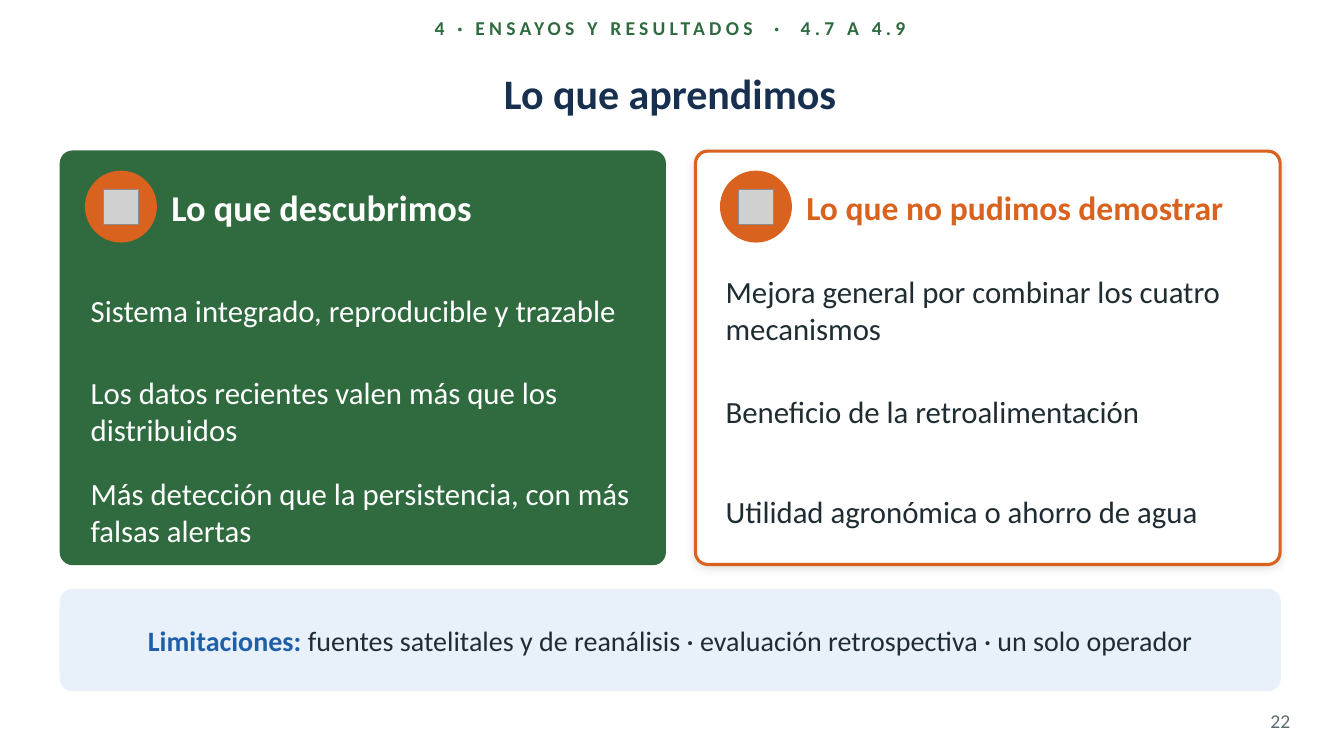
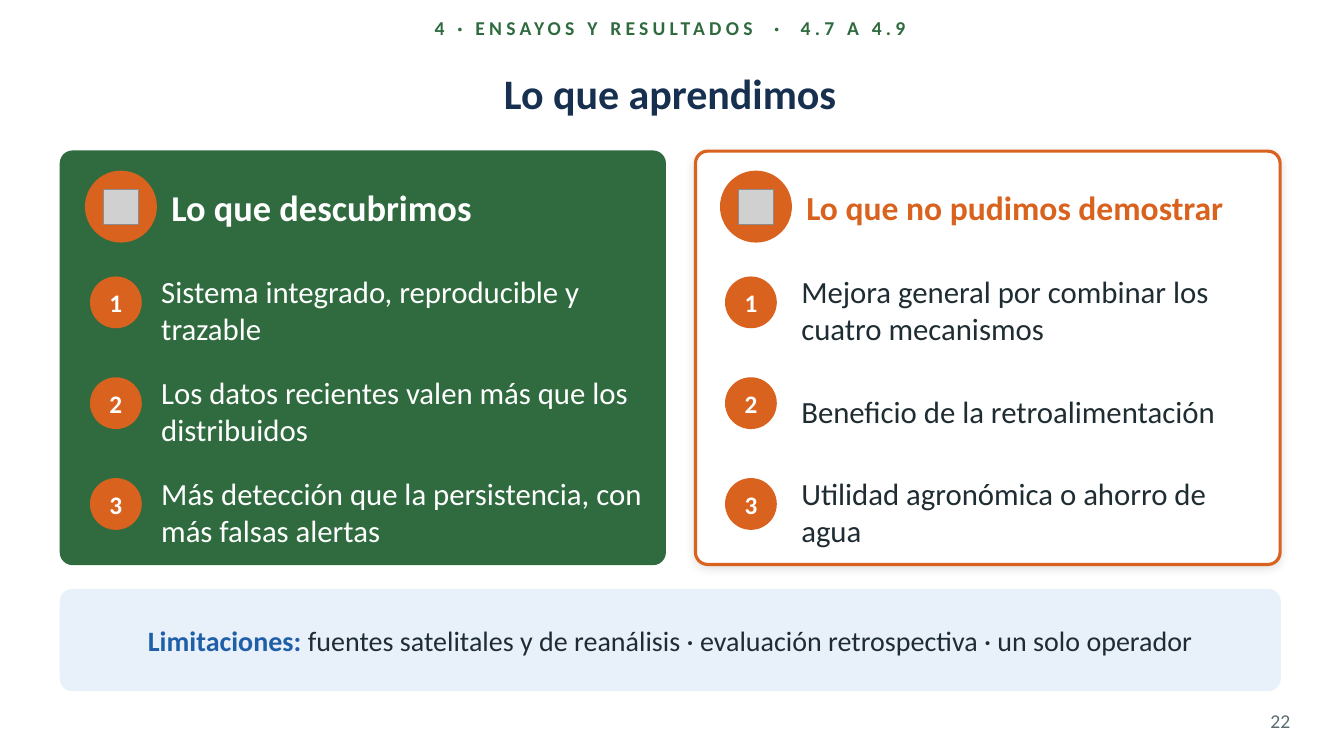
Before and after one commit to gusjrivas/AAI_Hydric_Stress, a slide deck: slide 22 of presentacion/Defensa_Rivas_v5.pptx. Drawn at 1344x756 pixels with LibreOffice and Linux fonts; fonts in the diff are those of the drawing; grey boxes stand for pictures; background and template pictures are left out. Boxes give left, top, right and bottom in pixels: in the first picture for what was removed or moved away, otherwise in the second. Text is boxed around its words. In the diff, an @@ line names an element or a change of style, - is before the commit and + after.

```diff
--- a/presentacion/Defensa_Rivas_v5.pptx
+++ b/presentacion/Defensa_Rivas_v5.pptx
@@ text "Sistema integrado, reproducible y trazable" rewrapped from (x1=91, y1=300, x2=616, y2=328) to (x1=161, y1=281, x2=579, y2=341) @@
@@ text "Mejora general por combinar los ..." rewrapped from (x1=726, y1=281, x2=1220, y2=341) to (x1=801, y1=281, x2=1208, y2=341) @@
@@ ellipse added at (x1=91, y1=277, x2=141, y2=328), fill #D9631E, outline #D9631E 1 pt @@
@@ text added at (x1=109, y1=295, x2=122, y2=312), 18 pt, text #FFFFFF, bold @@
+1
@@ ellipse added at (x1=726, y1=277, x2=776, y2=328), fill #D9631E, outline #D9631E 1 pt @@
@@ text added at (x1=745, y1=295, x2=758, y2=312), 18 pt, text #FFFFFF, bold @@
+1
@@ ellipse added at (x1=91, y1=378, x2=141, y2=429), fill #D9631E, outline #D9631E 1 pt @@
@@ text "Los datos recientes valen más ..." moved from (x1=91, y1=382, x2=557, y2=442) to (x1=161, y1=382, x2=627, y2=442) @@
@@ ellipse added at (x1=726, y1=378, x2=776, y2=429), fill #D9631E, outline #D9631E 1 pt @@
@@ text "Beneficio de la retroalimentación" moved from (x1=726, y1=401, x2=1139, y2=424) to (x1=801, y1=401, x2=1215, y2=424) @@
@@ text added at (x1=109, y1=396, x2=122, y2=413), 18 pt, text #FFFFFF, bold @@
+2
@@ text added at (x1=745, y1=396, x2=758, y2=413), 18 pt, text #FFFFFF, bold @@
+2
@@ ellipse added at (x1=91, y1=479, x2=141, y2=529), fill #D9631E, outline #D9631E 1 pt @@
@@ text "Más detección que la persistencia, ..." rewrapped from (x1=91, y1=483, x2=629, y2=543) to (x1=161, y1=483, x2=641, y2=543) @@
@@ ellipse added at (x1=726, y1=479, x2=776, y2=529), fill #D9631E, outline #D9631E 1 pt @@
@@ text "Utilidad agronómica o ahorro de ..." rewrapped from (x1=726, y1=501, x2=1197, y2=529) to (x1=801, y1=483, x2=1205, y2=548) @@
@@ text added at (x1=109, y1=497, x2=122, y2=514), 18 pt, text #FFFFFF, bold @@
+3
@@ text added at (x1=745, y1=497, x2=758, y2=514), 18 pt, text #FFFFFF, bold @@
+3
```
Also in this commit, not shown: 7 other slides changed, 2 other files.
